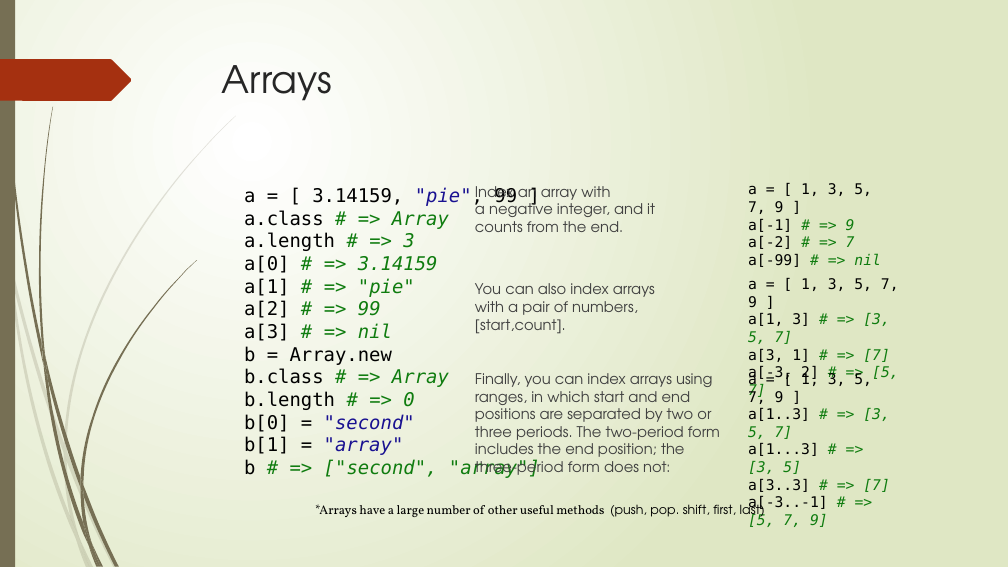
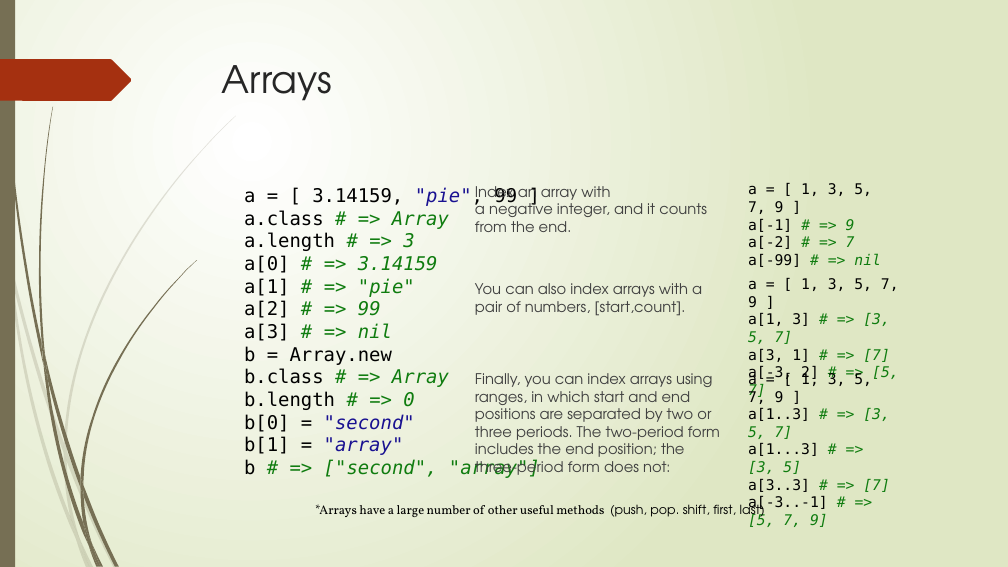
Before and after one commit to angelmoralesb/Fedesoft, a slide deck: slide 14 of ProyectoRuby/PresentacionRuby.pptx (slide 16 before the commit). Drawn at 1008x567 pixels with LibreOffice and Linux fonts; fonts in the diff are those of the drawing. Boxes give left, top, right and bottom in pixels: in the first picture for what was removed or moved away, otherwise in the second. Text is boxed around its words. In the diff, an @@ line names an element or a change of style, - is before the commit and + after.

```diff
--- a/ProyectoRuby/PresentacionRuby.pptx
+++ b/ProyectoRuby/PresentacionRuby.pptx
@@ text "Index an array with" rewrapped from [475,186,655,232] to [475,186,707,232] @@
@@ text "You can also index arrays ..." rewrapped from [475,283,655,334] to [475,283,702,316] @@
```
Also in this commit, not shown: 9 other slides changed, 30 slides added, 3 slides removed, 1 other file.
